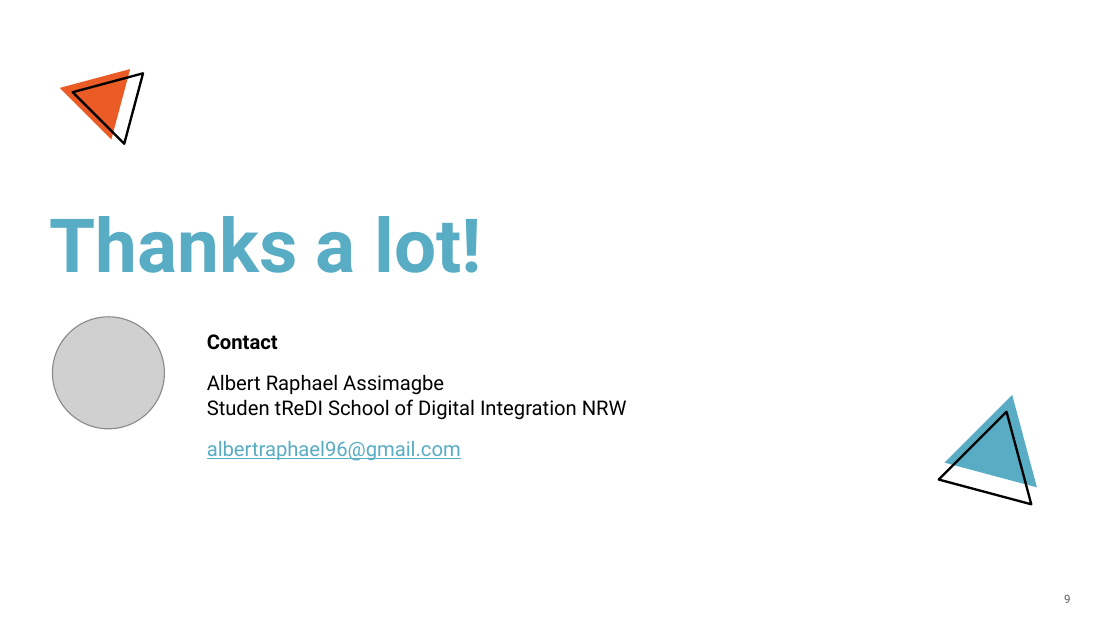
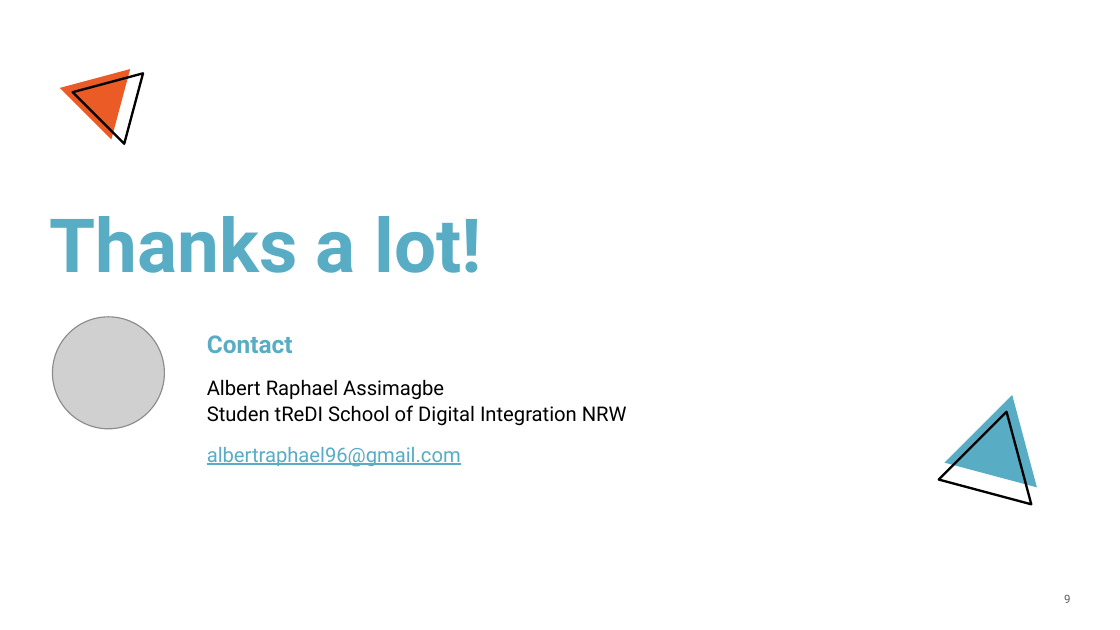
Before and after one commit to albert-raphael/portfolio-website, a slide deck: slide 9 of Documents/Presentation Template_portfolio-website.pptx. Drawn at 1120x630 pixels with LibreOffice and Linux fonts; fonts in the diff are those of the drawing; grey boxes stand for pictures; background and template pictures are left out. Boxes give left, top, right and bottom in pixels: in the first picture for what was removed or moved away, otherwise in the second. Text is boxed around its words. In the diff, an @@ line names an element or a change of style, - is before the commit and + after.

```diff
--- a/Documents/Presentation Template_portfolio-website.pptx
+++ b/Documents/Presentation Template_portfolio-website.pptx
@@ text at (207, 335, 293, 353): size 12.9 to 15.7 pt, text colour #000000 to #58ADC5 in "Contact" @@
```
Also in this commit, not shown: 4 other slides changed, 1 other file.
